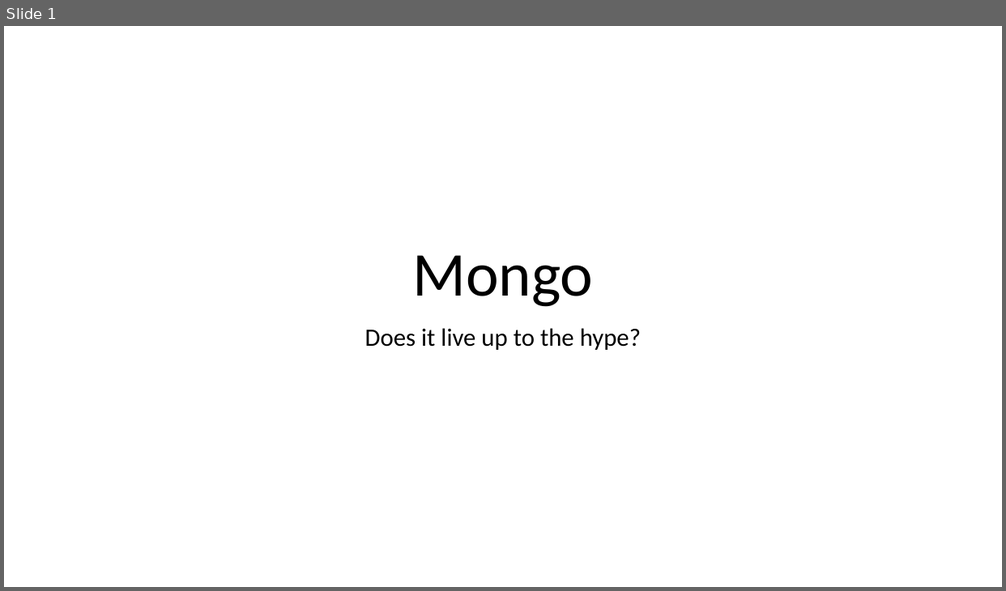
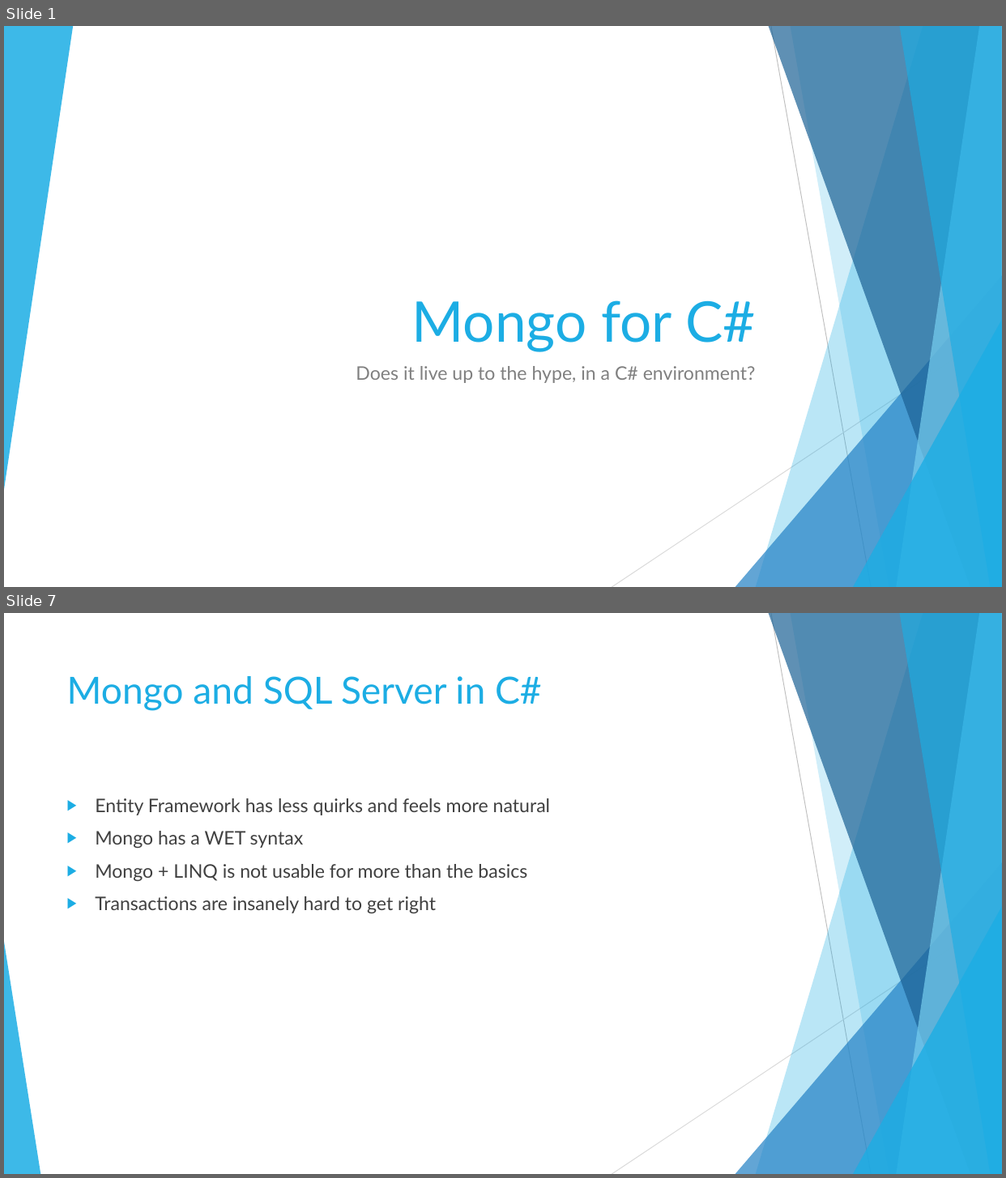
Before and after one commit to ffMathy/TurboPotato.Mongo, a slide deck: slides.pptx. Shown one above the other, each under a label of ours: slide 1 before the commit, slides 1 and 7 after it; the slides between them are not shown. The pictures are 1006x591 and 1006x1178 pixels, drawn with LibreOffice and Linux fonts; fonts in the diff are those of the drawing. Boxes give left, top, right and bottom in pixels: in the first picture for what was removed or moved away, otherwise in the second. Text is boxed around its words. In the diff, an @@ line names an element or a change of style, - is before the commit and + after.

```diff
--- a/slides.pptx
+++ b/slides.pptx
@@ slide 7 added at (x1=4, y1=613, x2=1002, y2=1174), background #FFFFFF; not listed: 9 template elements that a slide beside it also shows @@
@@ title added at (x1=67, y1=676, x2=542, y2=711), 36 pt, text #1CADE4 @@
+Mongo and SQL Server in C#
@@ text added at (x1=95, y1=798, x2=550, y2=914), 18 pt, text #404040 @@
+▶ Entity Framework has less quirks and feels more natural
+▶ Mongo has a WET syntax
+▶ Mongo + LINQ is not usable for more than the basics
+▶ Transactions are insanely hard to get right
@@ triangle added at (x1=4, y1=942, x2=40, y2=1174), fill #1CADE4 at 85% opacity @@
@@ slide 1 changed as well @@
@@ group added at (x1=4, y1=26, x2=1002, y2=587): 5 freeform shapes, 3 triangles, 2 lines @@
@@ title at (x1=412, y1=301, x2=755, y2=352): text changed; size 60 to 54 pt; font Calibri to Lato; text colour #000000 to #1CADE4 @@
-Mongo
+Mongo for C#
@@ subtitle at (x1=356, y1=366, x2=756, y2=383): text changed; size 24 to 18 pt; font Calibri to Lato; text colour #000000 to #808080 @@
-Does it live up to the hype?
+Does it live up to the hype, in a C# environment?
```
Also in this commit, not shown: 1 other slide changed, 7 other slides added, 3 slides removed, 5 other files.
